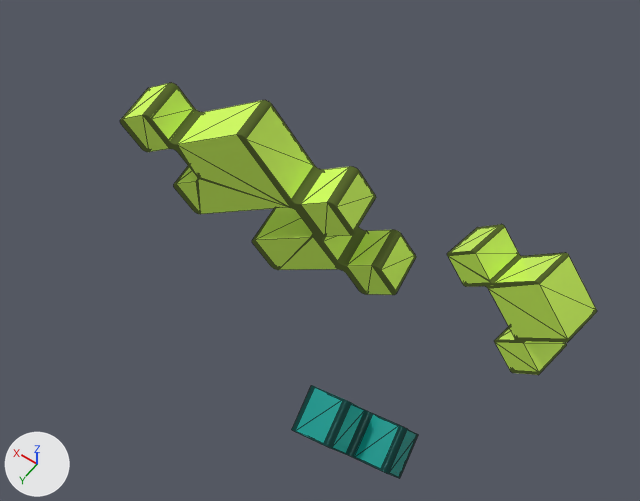
A saved change to the glTF model next.js/public/renders/homepage.gltf.
Camera for both pictures: a 50 mm lens placed at (-1.61, 1.61, 2.99), pointed at (0.02, -0.67, -0.58). Every picture has the same lights, and +X, +Y and +Z are marked at lower left. Mesh edges are drawn as thin lines. Where no turn or scale is listed for an object, it has been applied to the vertices. Vertices at the same position are counted once.

In view in the first picture: 'Shape 0', 'Shape 0.001', 'ź'.
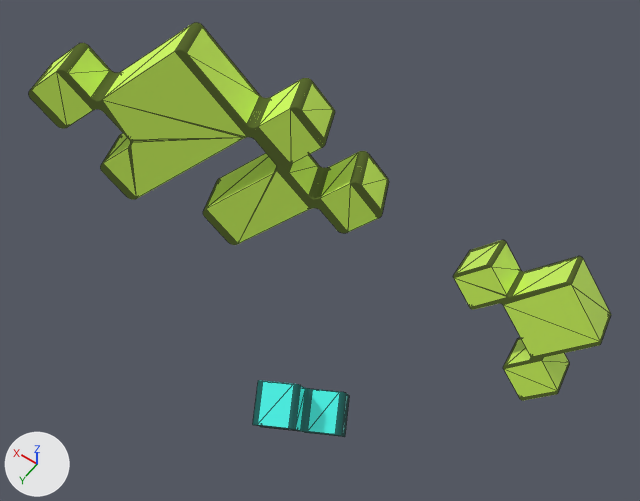
ob_group is not drawn itself; it is the parent of ob_vector.
ob_vector_3 is not drawn itself; it is the parent of ob_shape_0.
ob_vector_2 is not drawn itself; it is the parent of ob_shape_0.
ob_vector is not drawn itself; it is the parent of ob_shape_0_001.

Location of each change, (x1, y1, x2, y2) in pixels of the pictures (640 x 501 px; the box of a moved part takes in the faces that stretch with it):
'Shape 0', recoloured, moved, turned, rescaled, reshaped
    before: (292, 385, 418, 478)
    after: (29, 23, 389, 245)
'ź', deleted (green)
    before: (120, 83, 416, 295)
'Shape 0.001', recoloured, mesh rescaled, moved, turned, reshaped
    before: (447, 224, 597, 375)
    after: (253, 381, 349, 437)
'Shape 0.002', added (green)
    after: (453, 240, 611, 400)
part 1 of me_mesh_2, moved or reshaped
    before: (447, 224, 597, 375)
    after: (453, 240, 611, 400)

The edits, one by one:
Material 'Material_1' (mat_material_1) changes colour from cyan #049b91 to cyan #4bfff3; in linear values from (0.00121, 0.328, 0.283) to (0.0704, 1.0, 0.896).
me_mesh_2 has 312 vertices, 620 faces and spans x 0.0..211.0, y -68.0..0.0, z -146.0..0.0.
me_mesh_2 is used by ob_shape_0_001; parent ob_vector; location (0.427, 0.0, -0.835).
me_mesh_2 part 1: the whole mesh is scaled about the mesh origin by (0.00254, 0.00345, 0.00238).
Mesh me_mesh_0_1 is new.
It has 572 vertices, 1140 faces and spans x 0.0..251.0, y -68.0..0.0, z -369.0..0.0.
It uses material mat_material_0 (green #cffa5b).
In object 'Vector 3' (ob_vector_3), parent goes from ob_scene_1 to ob_group.
Object 'Vector 3' (ob_vector_3) moves from (46.23, -58.83, -33.07) to (8.78, 6.561, 42.16).
Object 'Vector 3' (ob_vector_3) turns from (-3.4, 33, 6.5) to (14, 38, 34) degrees about x, y and z.
Object 'Vector 3' (ob_vector_3) is rescaled from (0.401, 0.356, 0.356) to (0.441, 0.392, 0.392).
Object 'ź' (ob_ź) is deleted.
In object 'Vector 2' (ob_vector_2), parent goes from ob_scene_1 to ob_group_2.
Object 'Vector 2' (ob_vector_2) moves from (-34.9, 10.52, -89.23) to (12.35, 28.38, 13.88).
Object 'Vector 2' (ob_vector_2) turns from (60, 119, 66) to (-101, 65, -74) degrees about x, y and z.
Object 'Shape 0' (ob_shape_0) now shows me_mesh_0_1 instead of me_mesh_1.
In object 'Shape 0' (ob_shape_0), parent goes from ob_vector_2 to ob_vector_3.
Object 'Shape 0' (ob_shape_0) moves from (0.855, 0.0, -0.787) to (-86.74, 8.0, 85.5).
Object 'Group' (ob_group) moves from (-96.8, -112.8, -74.18) to (64.25, -64.4, -13.65).
In object 'Vector' (ob_vector), parent goes from ob_group to ob_group_3.
Object 'Vector' (ob_vector) moves from (-43.81, 19.6, -7.745) to (-47.44, 8.616, -6.222).
Object 'Vector' (ob_vector) turns from (2.9, -45, -11) to (26, -45, -11) degrees about x, y and z.
Object 'Shape 0.001' (ob_shape_0_001) now shows me_mesh_1 instead of me_mesh_2.
In object 'Shape 0.001' (ob_shape_0_001), parent goes from ob_vector to ob_vector_2.
Object 'Shape 0.001' (ob_shape_0_001) moves from (0.427, 0.0, -0.835) to (0.855, 0.0, -0.787).
Object 'Group 3' (ob_group_3) is new.
Its parent is ob_scene_1.
Its location is (-107.2, -101.8, -64.7).
Object 'Group 2' (ob_group_2) is new.
Its parent is ob_scene_1.
Its location is (-18.25, -21.86, -138.1).
Object 'Shape 0.002' (ob_shape_0_002) is new; it shows me_mesh_2.
Its location is (-1.543, -0.931, -0.71).
